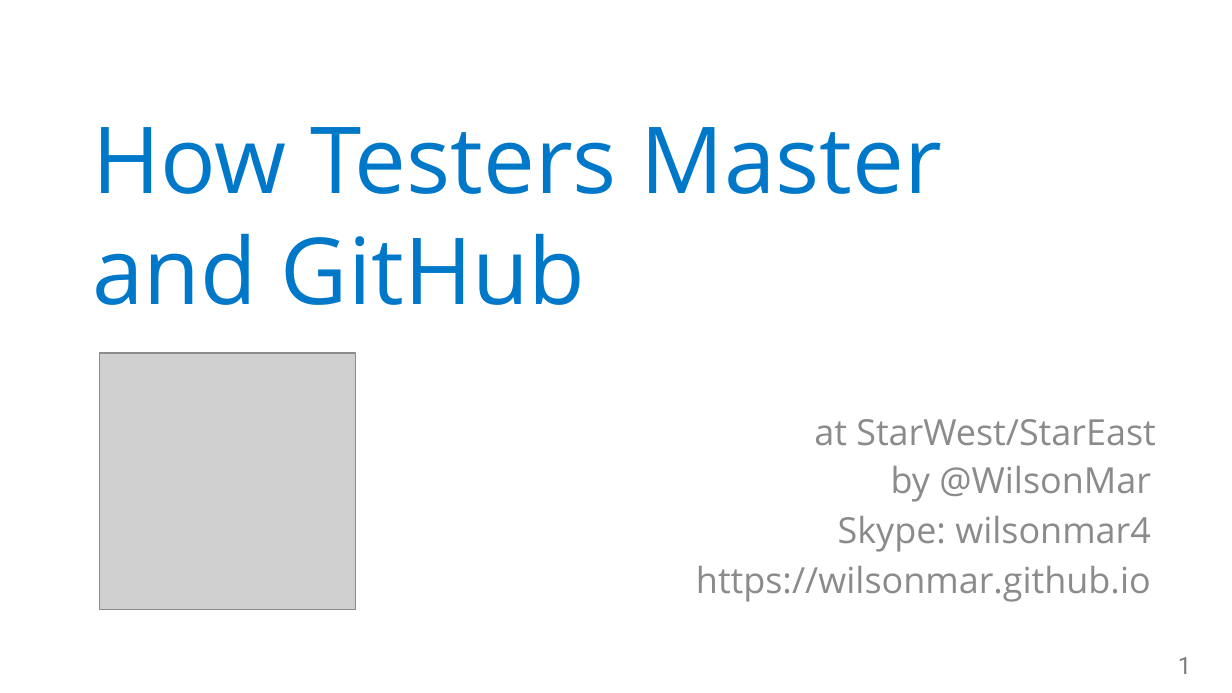
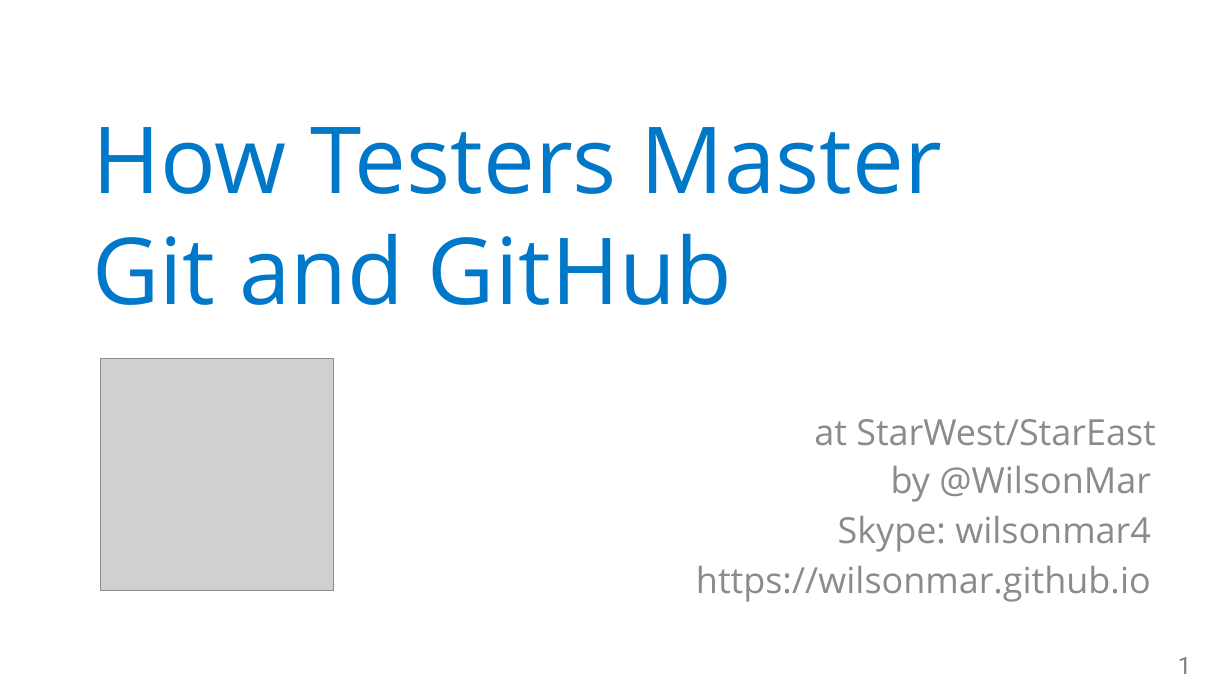
Before and after one commit to rkuma183/wilsonmar.github.io, a slide deck: slide 1 of fig/Git_with_Github_v78_2016.09.03a_wm.pptx. Drawn at 1232x693 pixels with LibreOffice and Linux fonts; fonts in the diff are those of the drawing; grey boxes stand for pictures. Boxes give left, top, right and bottom in pixels: in the first picture for what was removed or moved away, otherwise in the second. Text is boxed around its words. In the diff, an @@ line names an element or a change of style, - is before the commit and + after.

```diff
--- a/fig/Git_with_Github_v78_2016.09.03a_wm.pptx
+++ b/fig/Git_with_Github_v78_2016.09.03a_wm.pptx
@@ title at (x1=92, y1=127, x2=942, y2=305): text changed @@
-How Testers Master
-and GitHub
+How Testers Master
+Git and GitHub
@@ picture resized from (x1=100, y1=354, x2=356, y2=610) to (x1=101, y1=359, x2=334, y2=591) @@
```
Also in this commit, not shown: 4 other slides changed, 2 slides added, 1 slide removed, 6 other files.
